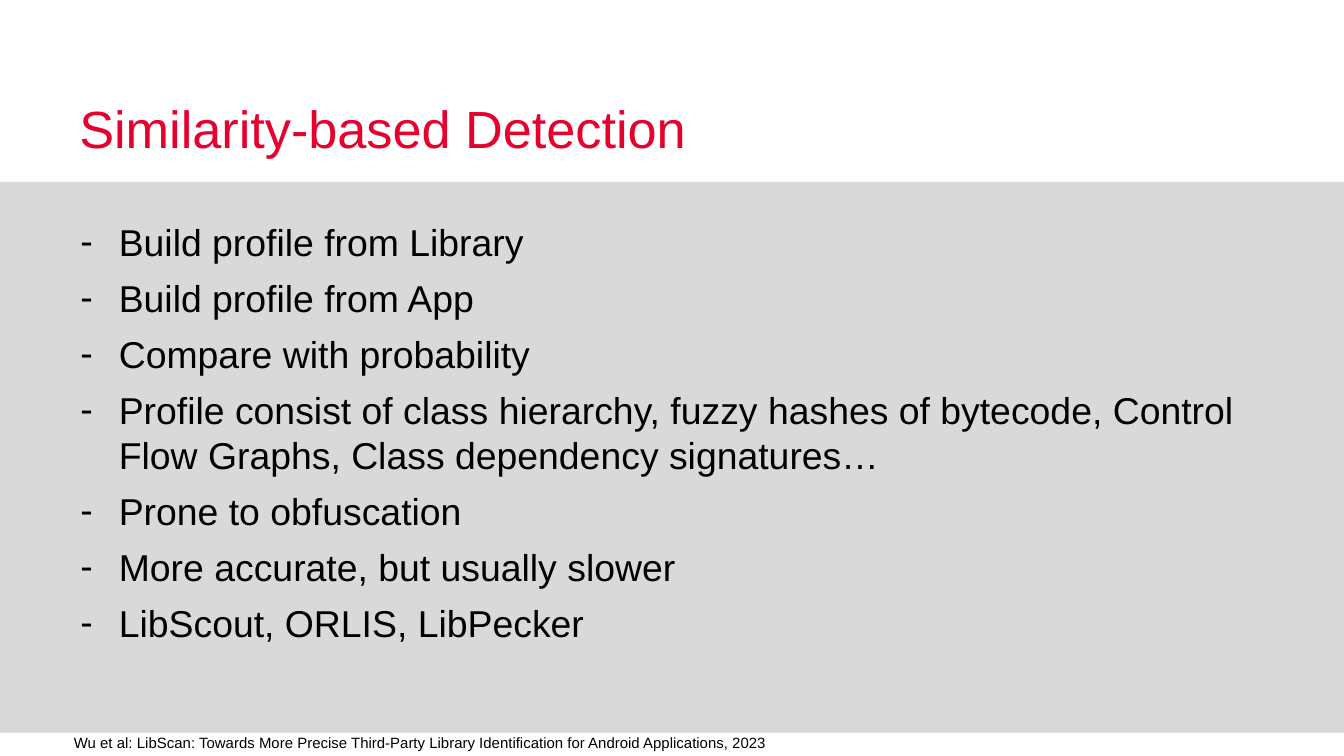
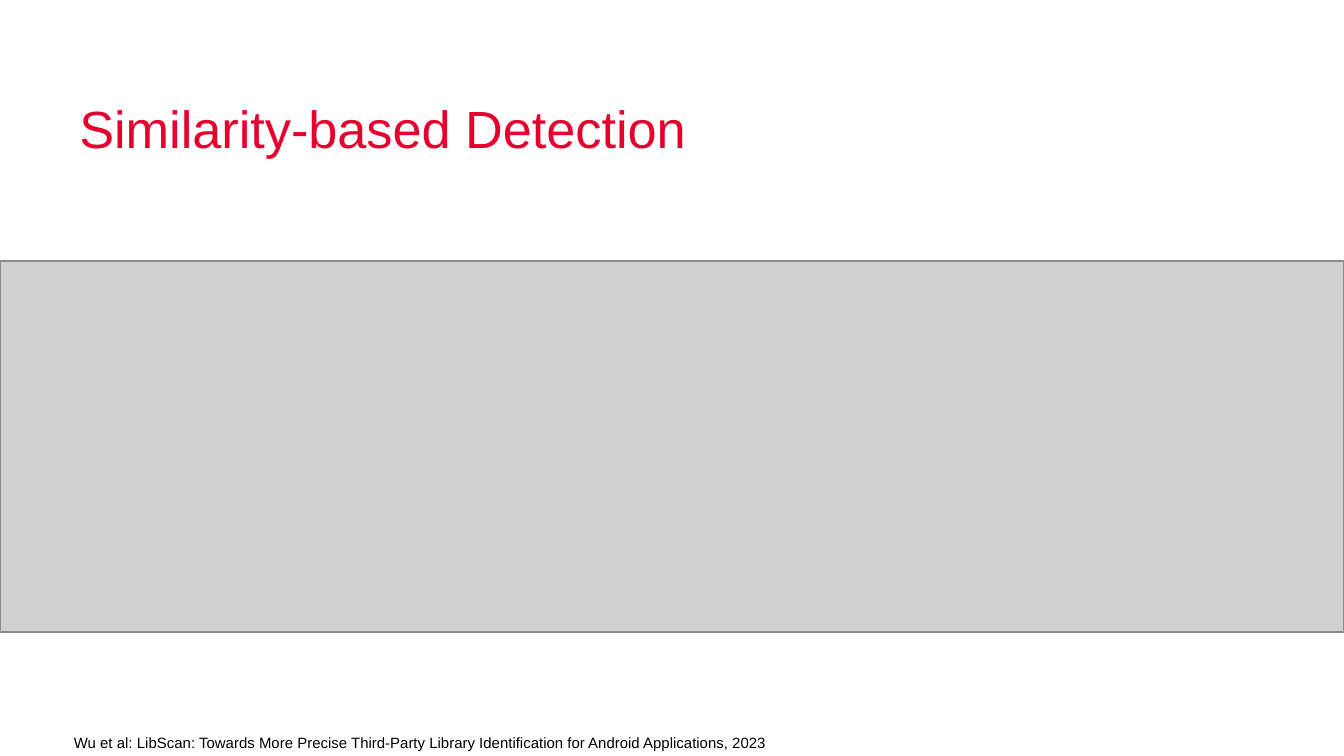
Before and after one commit to X-TPL/X-TPL, a slide deck: slide 9 of Presentations/26_05_26_Seminar.pptx (slide 7 before the commit). Drawn at 1344x756 pixels with LibreOffice and Linux fonts; fonts in the diff are those of the drawing; grey boxes stand for pictures; background and template pictures are left out. Boxes give left, top, right and bottom in pixels: in the first picture for what was removed or moved away, otherwise in the second. Text is boxed around its words. In the diff, an @@ line names an element or a change of style, - is before the commit and + after.

```diff
--- a/Presentations/26_05_26_Seminar.pptx
+++ b/Presentations/26_05_26_Seminar.pptx
@@ rectangle removed at [0, 181, 1344, 732] @@
@@ text removed at [119, 229, 1233, 642] @@
-– Build profile from Library
-– Build profile from App
-– Compare with probability
-– Profile consist of class hierarchy, fuzzy hashes of bytecode, Control Flow Graphs, Class dependency signatures…
-– Prone to obfuscation
-– More accurate, but usually slower
-– LibScout, ORLIS, LibPecker
@@ picture added at [0, 261, 1344, 632] @@
@@ rectangle removed at [0, 284, 1344, 734] @@
```
Also in this commit, not shown: 9 other slides changed, 9 slides added, 3 slides removed.
